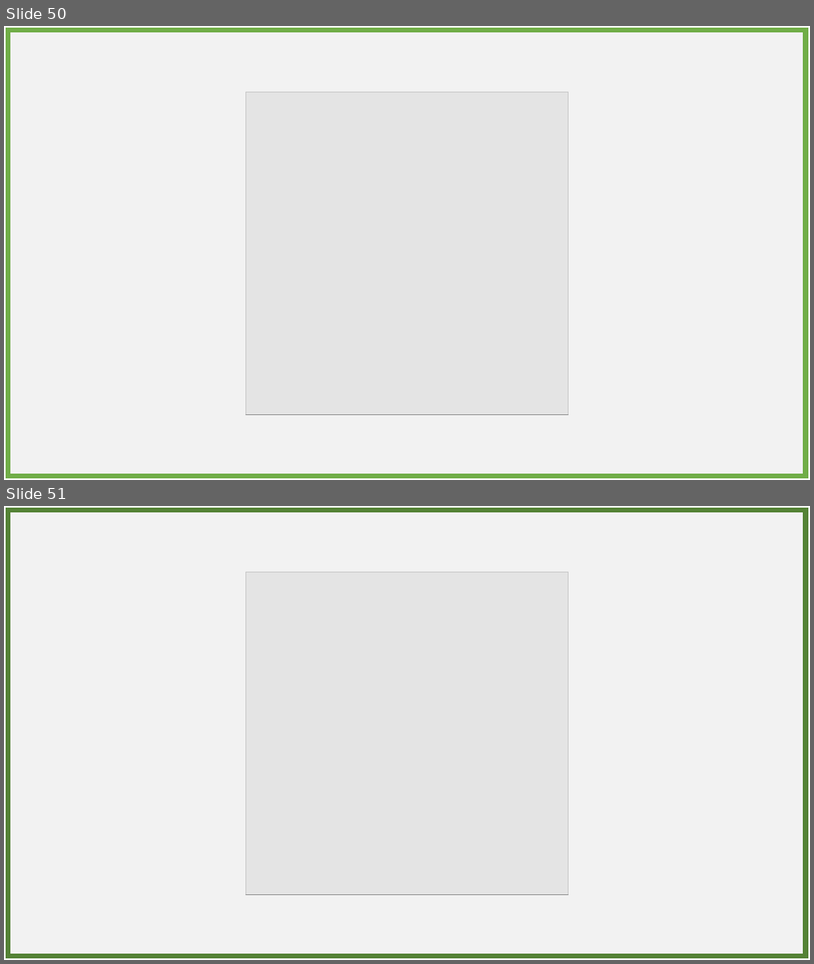
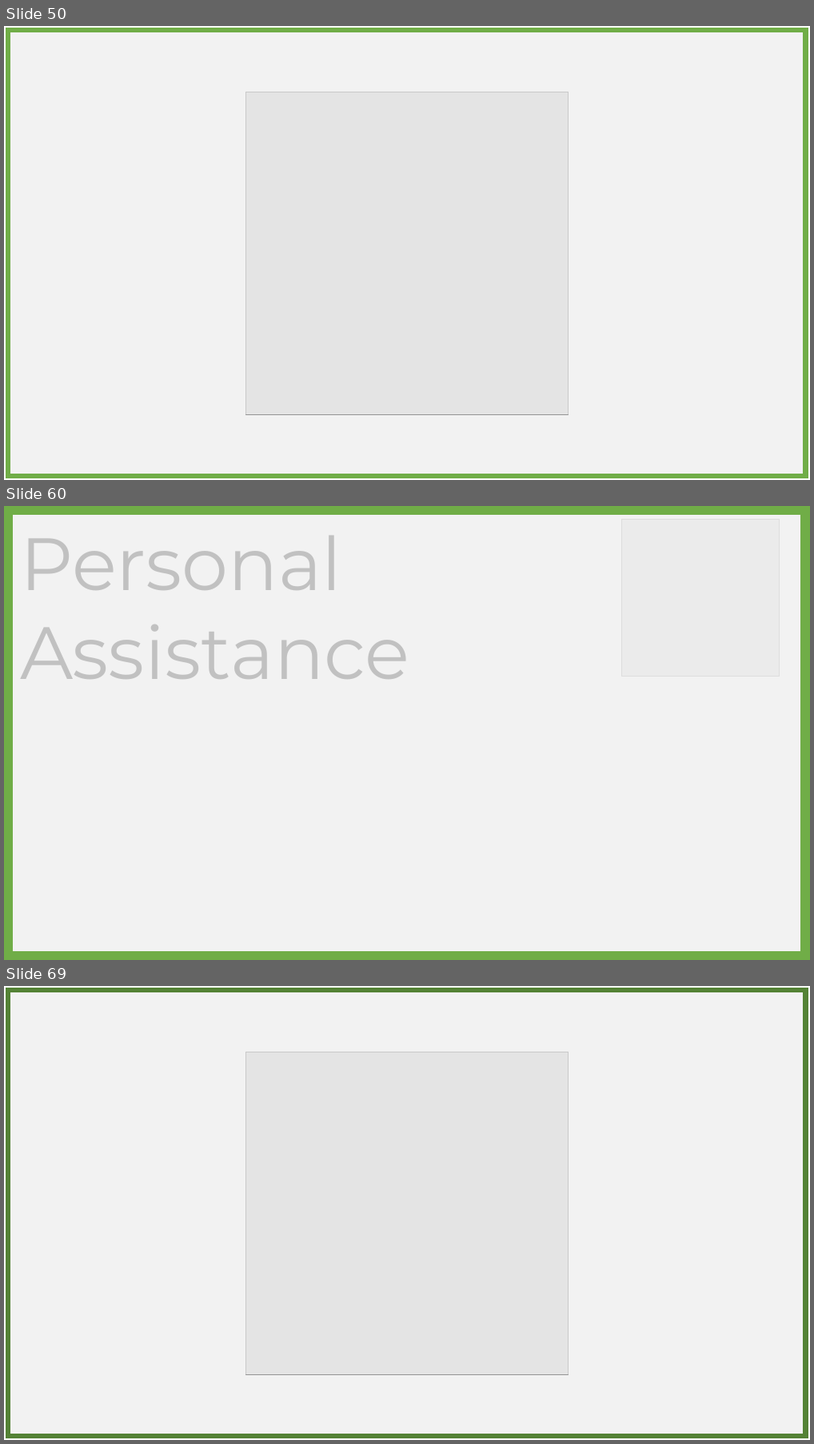
Before and after one commit to BPaaSModelling/Ontology4ModelingEnvironment, a slide deck: images/stickyNotes.pptx. Shown one above the other, each under a label of ours: slides 50 and 51 before the commit, slides 50, 60 and 69 after it; the slides between them are not shown. The pictures are 814x964 and 814x1444 pixels, drawn with LibreOffice and Linux fonts; fonts in the diff are those of the drawing; grey boxes stand for pictures. Boxes give left, top, right and bottom in pixels: in the first picture for what was removed or moved away, otherwise in the second. Text is boxed around its words. In the diff, an @@ line names an element or a change of style, - is before the commit and + after.

```diff
--- a/images/stickyNotes.pptx
+++ b/images/stickyNotes.pptx
@@ slide 60 added at (x1=4, y1=506, x2=810, y2=960), background #FFFFFF @@
@@ rectangle added at (x1=8, y1=510, x2=806, y2=956), fill #F2F2F2, outline #70AD47 12 pt @@
@@ rectangle added at (x1=14, y1=517, x2=785, y2=698), fill #F2F2F2 at 80% opacity @@
@@ picture added at (x1=622, y1=519, x2=779, y2=676) @@
@@ text added at (x1=20, y1=536, x2=410, y2=679), 88 pt, text #000000 @@
+Personal Assistance
@@ what was slide 51 is now slide 69 @@
```
Also in this commit, not shown: 54 other slides added, 1 other file.
